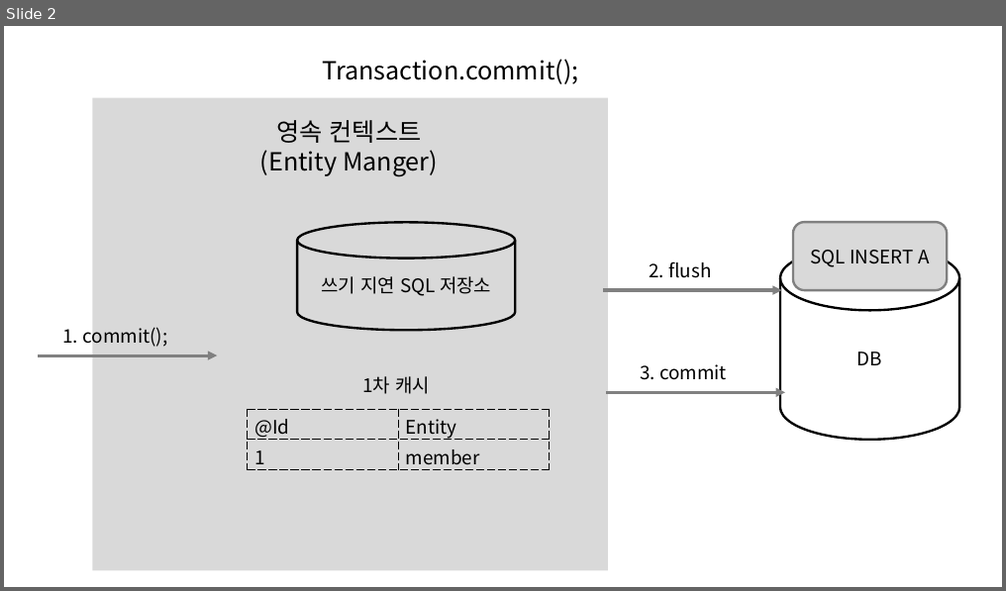
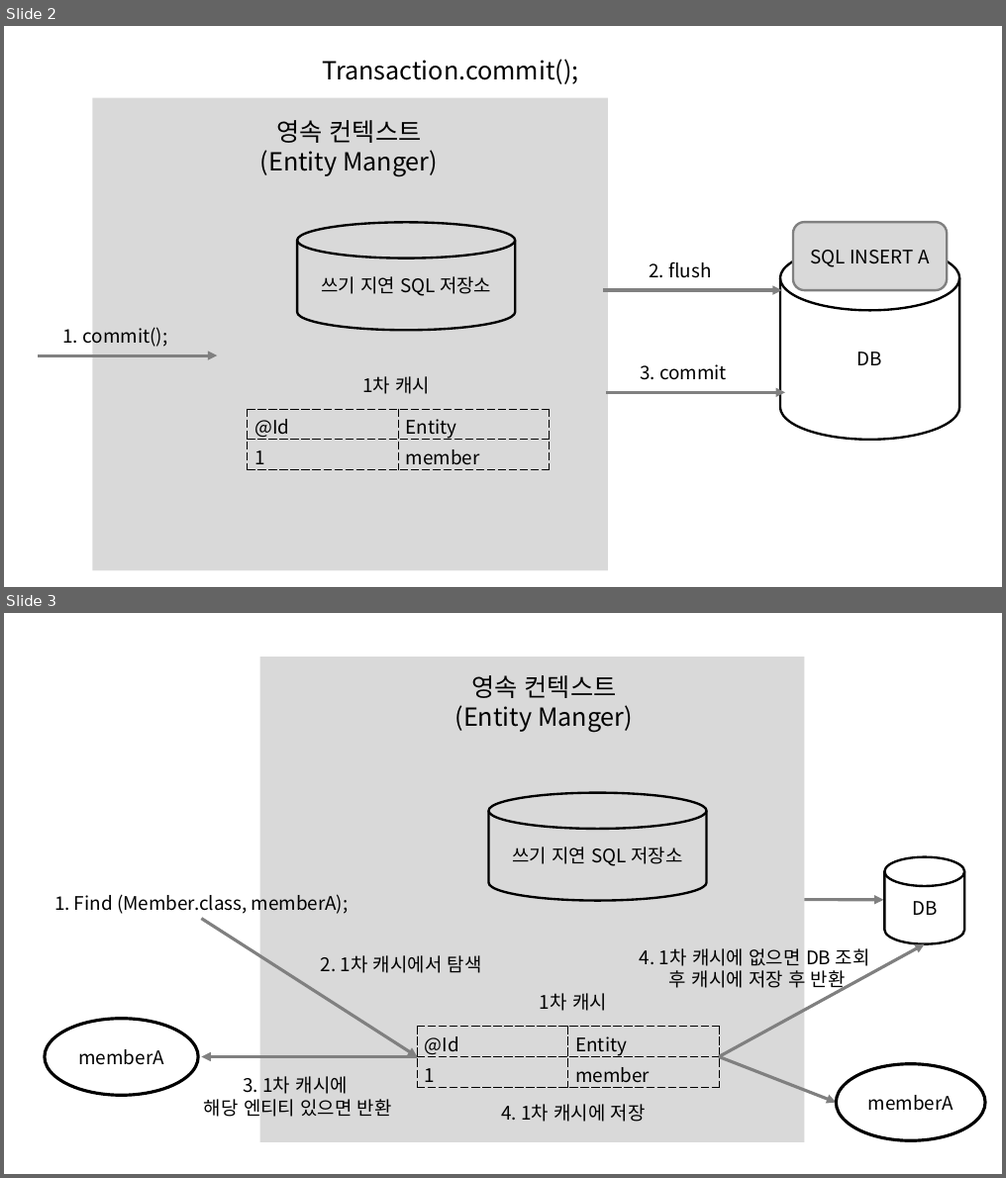
Before and after one commit to llmooon/llmooon.github.io, a slide deck: assets/spring/spring.pptx. Shown one above the other, each under a label of ours: slide 2 before the commit, slides 2 and 3 after it. The pictures are 1006x591 and 1006x1178 pixels, drawn with LibreOffice and Linux fonts; fonts in the diff are those of the drawing. Boxes give left, top, right and bottom in pixels: in the first picture for what was removed or moved away, otherwise in the second. Text is boxed around its words. In the diff, an @@ line names an element or a change of style, - is before the commit and + after.

```diff
--- a/assets/spring/spring.pptx
+++ b/assets/spring/spring.pptx
@@ slide 3 added at [4, 613, 1002, 1174], background #FFFFFF @@
@@ rectangle added at [260, 658, 804, 1143], fill #D9D9D9 @@
@@ text added at [455, 675, 633, 733], 24 pt, text #000000 @@
+영속 컨텍스트(Entity Manger)
@@ cylinder added at [488, 792, 706, 900], outline #000000 2.25 pt, 18 pt, text #000000 @@
+쓰기 지연 SQL 저장소
@@ cylinder added at [884, 858, 964, 944], outline #000000 2.25 pt, 18 pt, text #000000 @@
+DB
@@ text added at [54, 894, 349, 914], 18 pt, text #000000 @@
+1. Find (Member.class, memberA);
@@ arrow added from (804, 900) to (884, 900), #808080 3 pt @@
@@ arrow added from (202, 919) to (417, 1057), #808080 3 pt @@
@@ text added at [321, 956, 482, 973], 18 pt, text #000000 @@
+2. 1차 캐시에서 탐색
@@ text added at [640, 949, 870, 992], 18 pt, text #000000 @@
+4. 1차 캐시에 없으면 DB 조회
+후 캐시에 저장 후 반환
@@ arrow added from (719, 1057) to (925, 945), #808080 3 pt @@
@@ text added at [540, 993, 607, 1011], 18 pt, text #000000 @@
+1차 캐시
@@ ellipse added at [45, 1019, 198, 1096], outline #000000 3 pt, 18 pt, text #000000 @@
+memberA
@@ table added at [417, 1027, 718, 1087], 2 rows, 2 columns @@
+@Id | Entity
+1 | member
@@ arrow added from (417, 1057) to (202, 1057), #808080 3 pt @@
@@ arrow added from (719, 1057) to (837, 1103), #808080 3 pt @@
@@ text added at [204, 1076, 392, 1117], 18 pt, text #000000 @@
+3. 1차 캐시에
+해당 엔티티 있으면 반환
@@ ellipse added at [837, 1064, 985, 1142], outline #000000 3 pt, 18 pt, text #000000 @@
+memberA
@@ text added at [501, 1104, 646, 1122], 18 pt, text #000000 @@
+4. 1차 캐시에 저장
```
Also in this commit, not shown: 1 other slide added, 3 other files.
